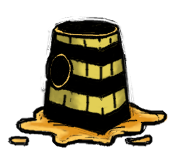
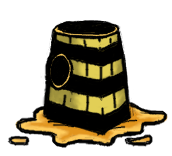
Layer changes from the first w=172, h=156 image to the second:
painted on "Layer #2" over [39, 16, 136, 141]
painted on "Layer #1" over [15, 107, 165, 147]
painted on "Layer #5" over [15, 113, 151, 134]
